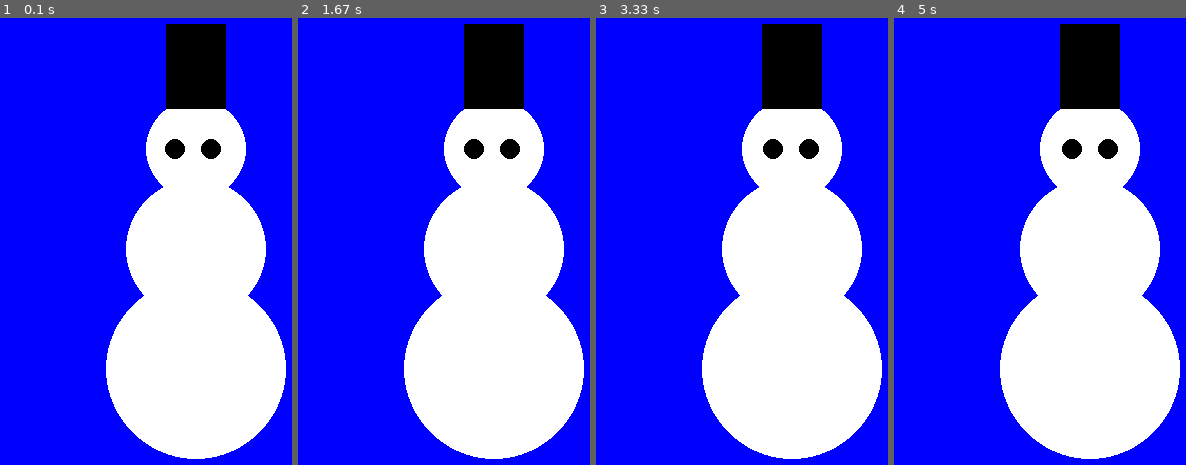
Above: before the commit, frames 1-4 (left to right).
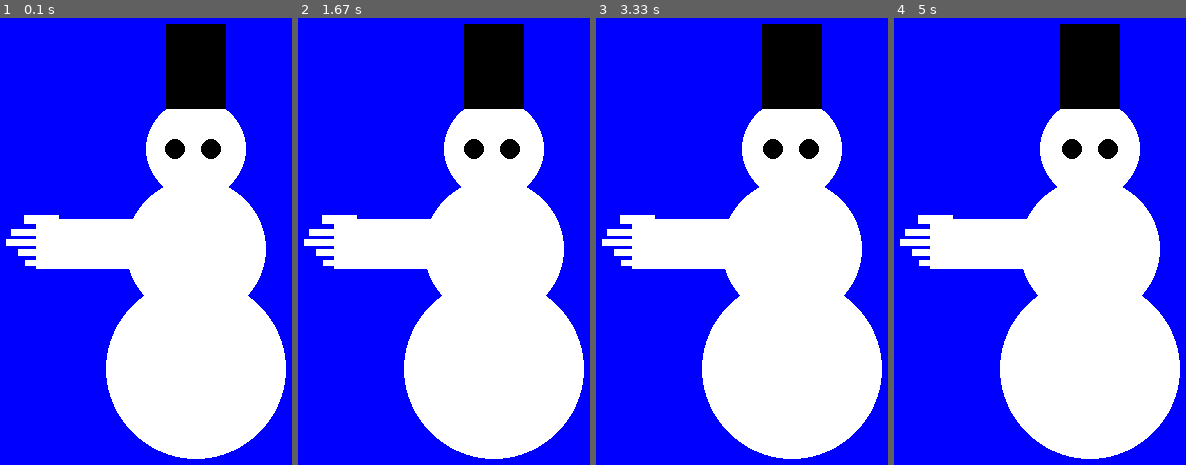
Above: after the commit, the same moments.

Repository: Tomaskis777/demoqa
Game: pygame game, started from PYGAME/GAME/Start.py
The game is run twice, just before and just after one commit, with the same random seed, the same clock (stepped at 60 frames per second) and the same inputs.
Inputs:
- Up to frame 1 (0.1 s): no input
- Up to frame 2 (1.67 s): no input
- Up to frame 3 (3.33 s): no input
- Up to frame 4 (5 s): no input

The runs differ from the first frame. In frame 1, 4.1% of the frame differs, in the area x 2-46%, y 44-57%; in frame 2, 4.1%; in frame 3, 4.1%; in frame 4, 4.1%.

Commit message:
Firs comit

Diff:
--- a/PYGAME/GAME/Start.py
+++ b/PYGAME/GAME/Start.py
@@ -1,7 +1,5 @@
 import pygame
-import sys
 pygame.init()
-
 
 
 def draw_white_circle(screen, center, radius):
@@ -17,6 +15,24 @@
 def draw_square(screen, size, position):
     black = (0, 0, 0)
     pygame.draw.rect(screen, black, (position, size))
+
+
+def draw_hand(surface, position):
+    skin_color = (255, 255, 255)
+    pygame.draw.rect(surface, skin_color, (*position, 50, 100))
+
+    finger_positions = [
+        (position[0] + 3, position[1] - 11, 6, 40),
+        (position[0] + 13, position[1] - 18, 7, 50),
+        (position[0] + 23, position[1] - 30, 7, 40),
+        (position[0] + 33, position[1] - 25, 7, 30),
+        (position[0] + 45, position[1] - 12, 9, 35),
+
+    ]
+
+    for finger in finger_positions:
+        pygame.draw.rect(surface, skin_color, finger)
+        pygame.draw.rect(surface, finger, (*position, 50, 0))
 
 
 def update_position(objects, min_x, max_x, min_y, max_y):
@@ -51,11 +67,15 @@
     {"position": (60, 85), "size": (370, 75)},
 ]
 
-pygame.init()
+hand_surface = pygame.Surface((100, 150), pygame.SRCALPHA)
+hand_position = [25, 50]
+draw_hand(hand_surface, hand_position)
+
+rotated_hand_surface = pygame.transform.rotate(hand_surface, 90)
+rotated_hand_rect = rotated_hand_surface.get_rect(center=(200, 200))
 
 screen = pygame.display.set_mode((800, 600))
 pygame.display.set_caption("Моя первая игра")
-
 
 
 running = True
@@ -82,6 +102,9 @@
     for rect in squares:
         draw_square(screen, rect["position"], rect["size"])
 
+    rotated_hand_rect.topleft = [190, 245]
+    screen.blit(rotated_hand_surface, rotated_hand_rect)
+
     pygame.display.flip()
 
 pygame.quit()
--- /dev/null
+++ b/PYGAME/GAME/test_page.py
@@ -0,0 +1,68 @@
+import pygame
+import sys
+
+def draw_hand(screen, position):
+    # Цвета
+    skin_color = (255, 224, 189)
+    black = (0, 0, 0)
+
+    # Ладонь
+    pygame.draw.rect(screen, skin_color, (*position, 50, 100))
+
+    # Пальцы
+    finger_positions = [
+        (position[0] + 5, position[1] - 20, 10, 40),
+        (position[0] + 20, position[1] - 30, 10, 50),
+        (position[0] + 35, position[1] - 20, 10, 40),
+        (position[0] + 45, position[1] - 10, 10, 30),
+        (position[0] + 5, position[1] + 100, 10, 30)
+    ]
+    for finger in finger_positions:
+        pygame.draw.rect(screen, skin_color, finger)
+
+    # Черные контуры для пальцев
+    for finger in finger_positions:
+        pygame.draw.rect(screen, black, finger, 1)
+
+    # Контур ладони
+    pygame.draw.rect(screen, black, (*position, 50, 100), 1)
+
+def update_position(position, speed, screen_size):
+    position[0] += speed[0]
+    position[1] += speed[1]
+
+    # Проверка столкновений с краями экрана
+    if position[0] < 0 or position[0] + 50 > screen_size[0]:
+        speed[0] = -speed[0]
+    if position[1] < 0 or position[1] + 100 > screen_size[1]:
+        speed[1] = -speed[1]
+
+    return position, speed
+
+pygame.init()
+
+screen = pygame.display.set_mode((800, 600))
+pygame.display.set_caption("Анимация руки")
+
+position = [200, 200]
+speed = [2, 2]
+
+running = True
+while running:
+    for event in pygame.event.get():
+        if event.type == pygame.QUIT:
+            running = False
+
+    screen.fill((0, 0, 255))
+
+    # Обновление позиции руки
+    position, speed = update_position(position, speed, screen.get_size())
+
+    # Рисование руки
+    draw_hand(screen, position)
+
+    pygame.display.flip()
+    pygame.time.Clock().tick(60)
+
+pygame.quit()
+sys.exit()
